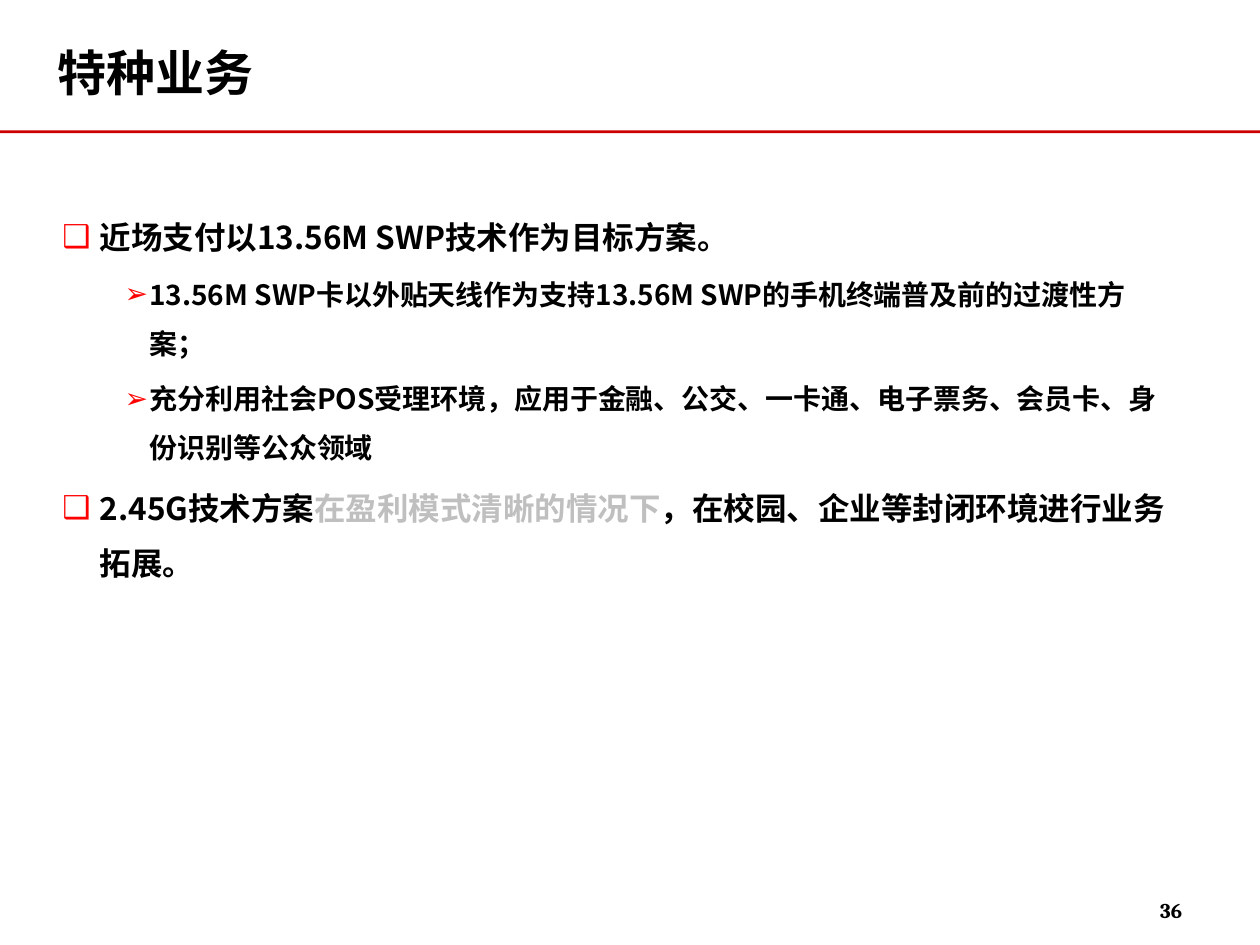
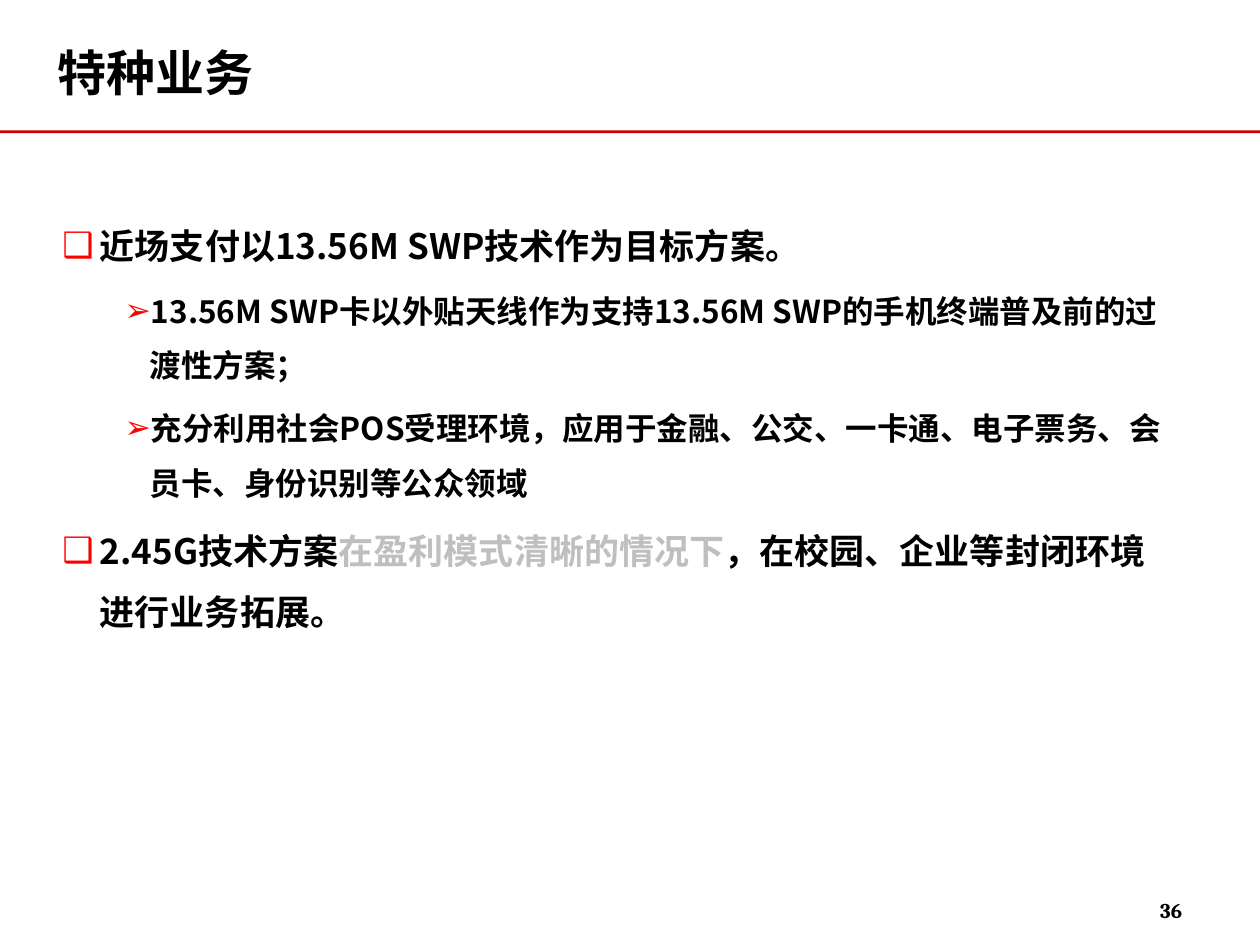
Before and after one commit to momo1101/unicardsrch, a slide deck: slide 36 of 软课题文本/软课题-中国联通电信卡业务及策略研究.ppt. Drawn at 1260x945 pixels with LibreOffice and Linux fonts; fonts in the diff are those of the drawing; background and template pictures are left out. Boxes give left, top, right and bottom in pixels: in the first picture for what was removed or moved away, otherwise in the second. Text is boxed around its words. In the diff, an @@ line names an element or a change of style, - is before the commit and + after.

```diff
--- a/软课题文本/软课题-中国联通电信卡业务及策略研究.ppt
+++ b/软课题文本/软课题-中国联通电信卡业务及策略研究.ppt
@@ text "近场支付以13.56M SWP技术作为目标方案。" at (100,229,1161,629): size 18 to 20 pt in "近场支付以13.56M SWP技术作为目标方案。", "2.45G技术方案在盈利模式清晰的情况下，在校园、企业等封闭环境进行业务拓展。"; size 16 to 18 pt in "13.56M SWP卡以外贴天线作为支持13.56M SWP的手机终端普及前的过渡性方案；", "充分利用社会POS受理环境，应用于金融、公交、一卡通、电子票务、会员卡、身份识别等公众领域" @@
```
Also in this commit, not shown: 10 other slides changed, 6 slides removed.
